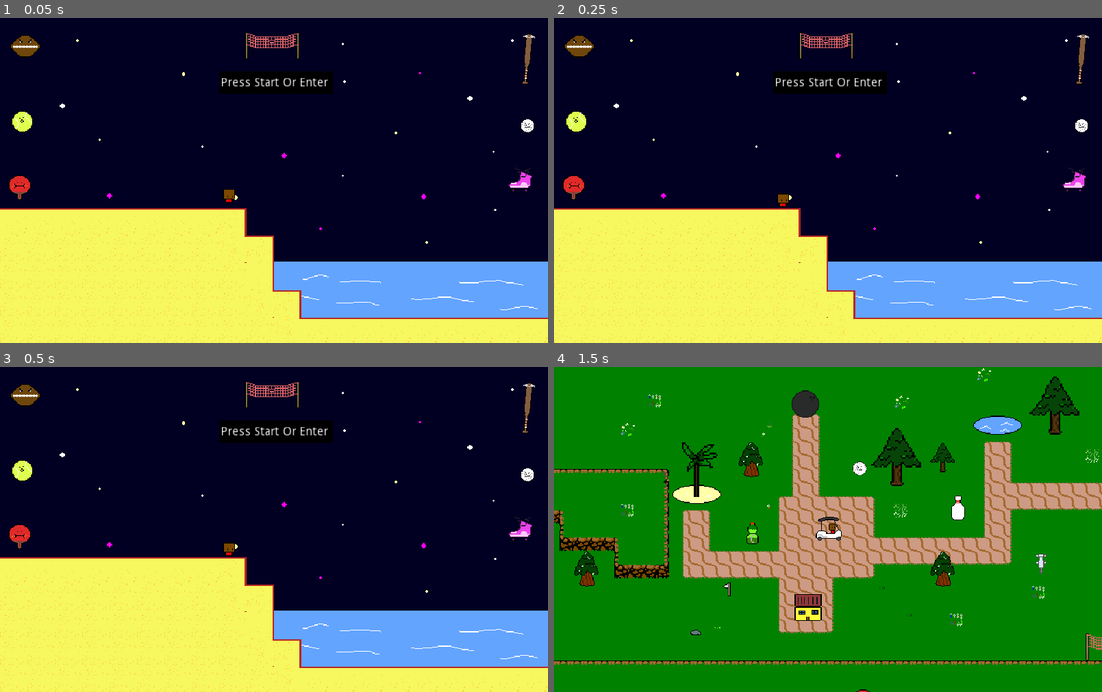
Above: before the commit, frames 1-4 (two rows, left to right).
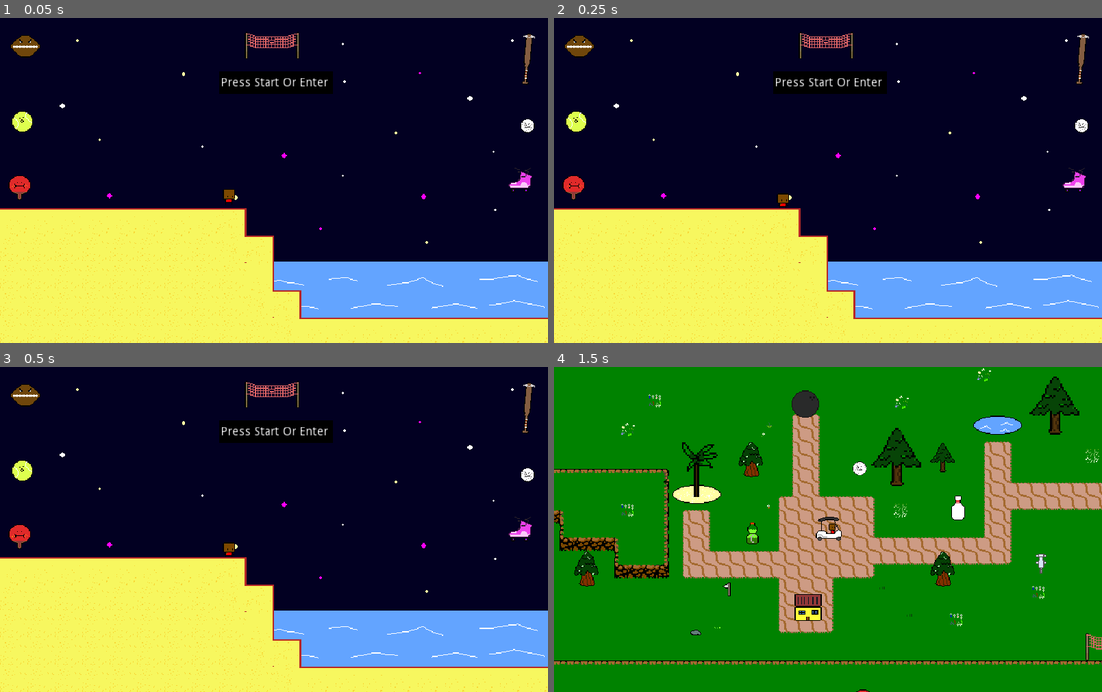
Above: after the commit, the same moments.

Repository: AdamSmif/Sportsball-Adventures
Game: Godot game, scene res://UI/TitleScreen.tscn
Same seed, same stepped clock (60 frames per second), same inputs: the game is played once before the commit and once after it.
Inputs:
- Up to frame 1 (0.05 s): no input
- Up to frame 2 (0.25 s): no input
- Up to frame 3 (0.5 s): no input
- Up to frame 4 (1.5 s): tap Enter at 0.5 s; hold Up (ui_up) from 0.53 s (still down); tap Space (jump) at 0.77 s

The runs differ from the first frame. In frame 1, 0.3% of the frame differs, in the area x 50-100%, y 78-90%; in frame 2, 0.3%; in frame 3, 0.3%; in frame 4, nothing differs.

Commit message:
added rain and bloom effects to golf world

Diff:
--- /dev/null
+++ b/Assets/Weather Effects/RainEffect.tscn
@@ -0,0 +1,28 @@
+[gd_scene load_steps=3 format=2]
+
+[ext_resource path="res://Assets/cloud.png" type="Texture" id=1]
+
+[sub_resource type="ParticlesMaterial" id=1]
+emission_shape = 2
+emission_box_extents = Vector3( 30, 1, 1 )
+flag_disable_z = true
+spread = 30.0
+gravity = Vector3( 0, 98, 0 )
+orbit_velocity = 0.0
+orbit_velocity_random = 0.0
+tangential_accel = 2.0
+angle = -10.0
+angle_random = 0.2
+scale_random = 0.3
+color = Color( 0.607843, 0.756863, 1, 1 )
+
+[node name="RainEffect" type="Node2D"]
+
+[node name="Cloud" type="Sprite" parent="."]
+texture = ExtResource( 1 )
+
+[node name="Particles2D" type="Particles2D" parent="."]
+position = Vector2( -0.142799, 7.21156 )
+amount = 300
+lifetime = 4.0
+process_material = SubResource( 1 )
--- a/Levels/golfworld/GolfWorld1-1.tscn
+++ b/Levels/golfworld/GolfWorld1-1.tscn
@@ -11,6 +11,14 @@
 [ext_resource path="res://Assets/FallZone.tscn" type="PackedScene" id=9]
 [ext_resource path="res://Assets/golfbackgroundplatform.png" type="Texture" id=10]
 [ext_resource path="res://UI/HUD/HUD.tscn" type="PackedScene" id=11]
+[ext_resource path="res://Assets/Weather Effects/RainEffect.tscn" type="PackedScene" id=12]
+
+[sub_resource type="Environment" id=5]
+background_mode = 4
+glow_enabled = true
+glow_strength = 1.04
+glow_bloom = 0.09
+glow_blend_mode = 0
 
 [sub_resource type="TileSet" id=1]
 0/name = "golfbackgroundplatform.png 0"
@@ -95,6 +103,9 @@
 
 [node name="GolfWorld1-1" type="Node2D"]
 
+[node name="WorldEnvironment" type="WorldEnvironment" parent="."]
+environment = SubResource( 5 )
+
 [node name="Clouds" type="YSort" parent="."]
 visible = false
 
@@ -257,6 +268,7 @@
 position = Vector2( 963.984, 266.053 )
 
 [node name="Player" parent="." instance=ExtResource( 3 )]
+modulate = Color( 1.23, 1, 1, 1 )
 position = Vector2( -548.292, 200.652 )
 
 [node name="ParallaxBackground" type="ParallaxBackground" parent="Player"]
@@ -285,3 +297,7 @@
 
 [node name="Gronkobot2" parent="." instance=ExtResource( 6 )]
 position = Vector2( -1262.08, 202.284 )
+
+[node name="RainEffect" parent="." instance=ExtResource( 12 )]
+position = Vector2( -559.254, -150.176 )
+scale = Vector2( 3, 3 )
--- a/UI/TitleScreen.tscn
+++ b/UI/TitleScreen.tscn
@@ -74,14 +74,14 @@
 
 [node name="Ocean" parent="." instance=ExtResource( 1 )]
 position = Vector2( 512, 288 )
+frame = 1
 
 [node name="Ocean2" parent="." instance=ExtResource( 1 )]
 position = Vector2( 256, 288 )
-frame = 2
 
 [node name="Ocean3" parent="." instance=ExtResource( 1 )]
 position = Vector2( 0, 288 )
-frame = 1
+frame = 2
 
 [node name="BeachTile" parent="." instance=ExtResource( 3 )]
 position = Vector2( 288, 352 )
Binary file added: Assets/cloud.png
Not shown, added: Assets/cloud.png.import
Not shown: 1 places in Levels/golfworld/GolfWorld1-1.tscn that only renumber resources
